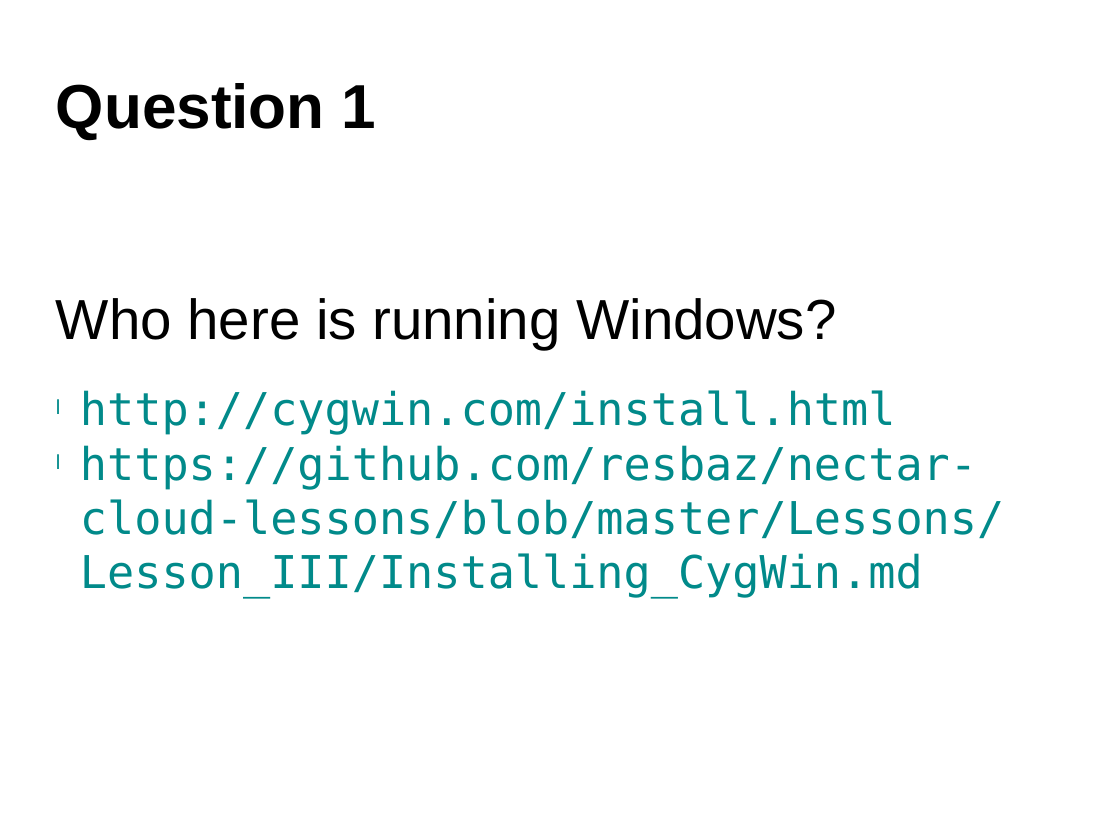
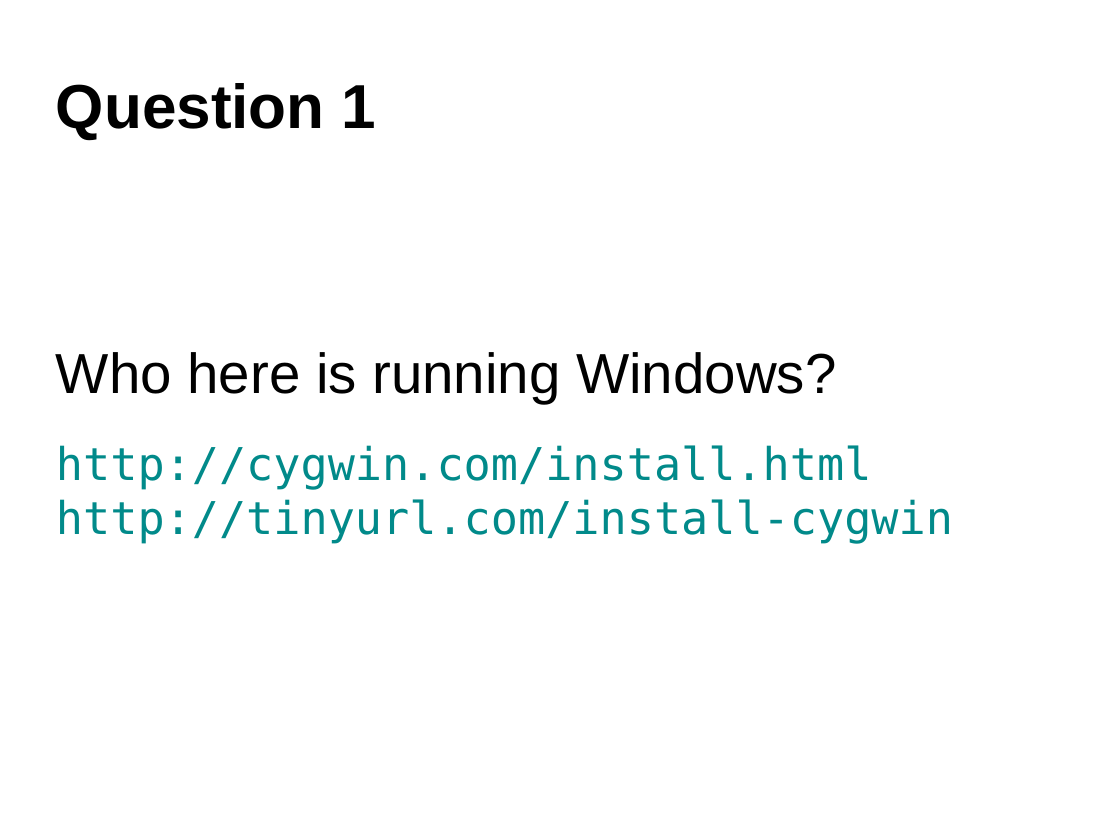
Before and after one commit to resbaz/nectar-cloud-lessons, a slide deck: slide 1 of Lessons/Lesson_III/Lesson_III_Questions.pptx. Drawn at 1120x840 pixels with LibreOffice and Linux fonts; fonts in the diff are those of the drawing. Boxes give left, top, right and bottom in pixels: in the first picture for what was removed or moved away, otherwise in the second. Text is boxed around its words. In the diff, an @@ line names an element or a change of style, - is before the commit and + after.

Commit message:
Updated slides

```diff
--- a/Lessons/Lesson_III/Lesson_III_Questions.pptx
+++ b/Lessons/Lesson_III/Lesson_III_Questions.pptx
@@ text at box(56, 445, 872, 490): bullet l to none @@
@@ text at box(56, 499, 953, 544): text changed @@
-l https://github.com/resbaz/nectar-cloud-lessons/blob/master/Lessons/Lesson_III/Installing_CygWin.md
+http://tinyurl.com/install-cygwin
```
Also in this commit, not shown: 1 slide added, 1 other file.
